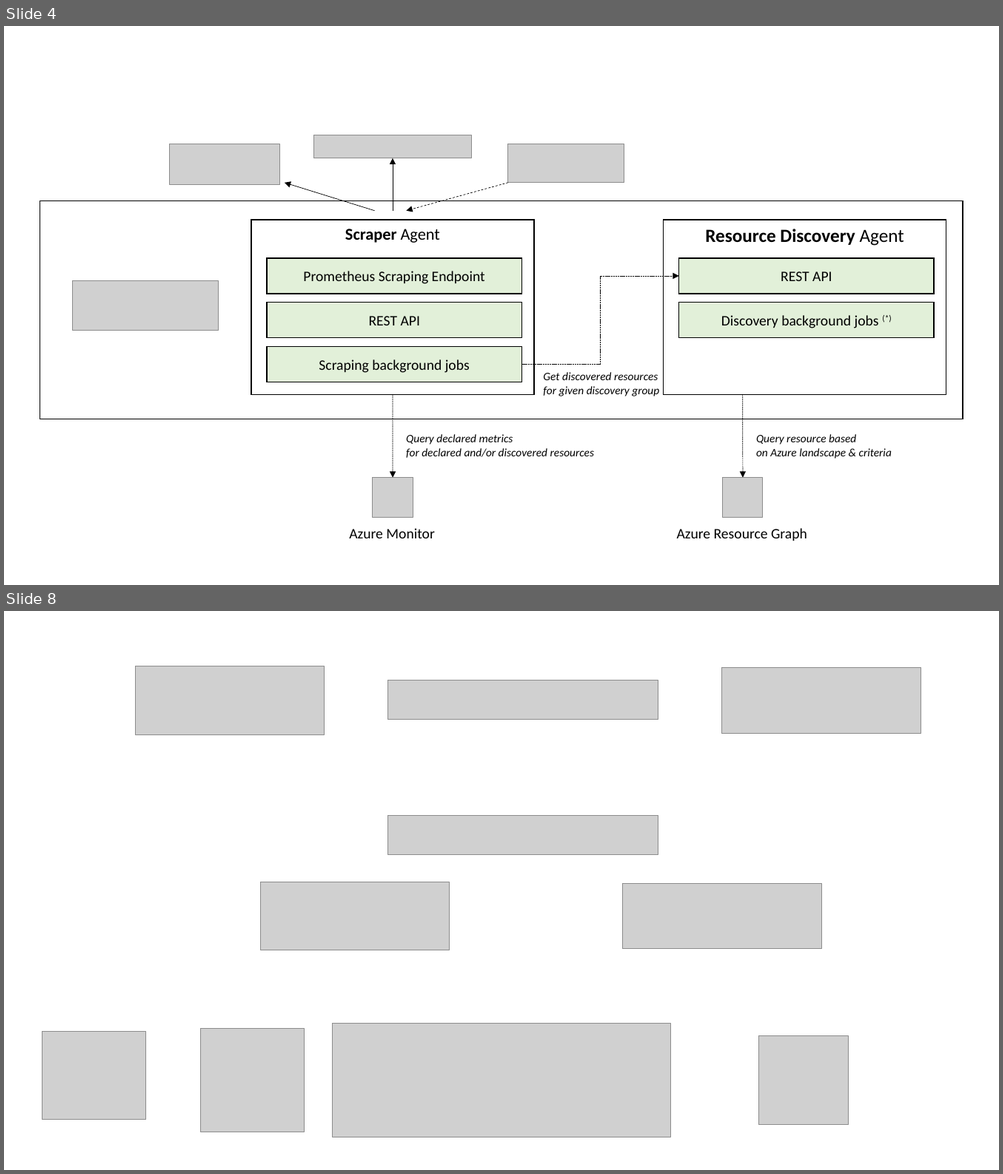
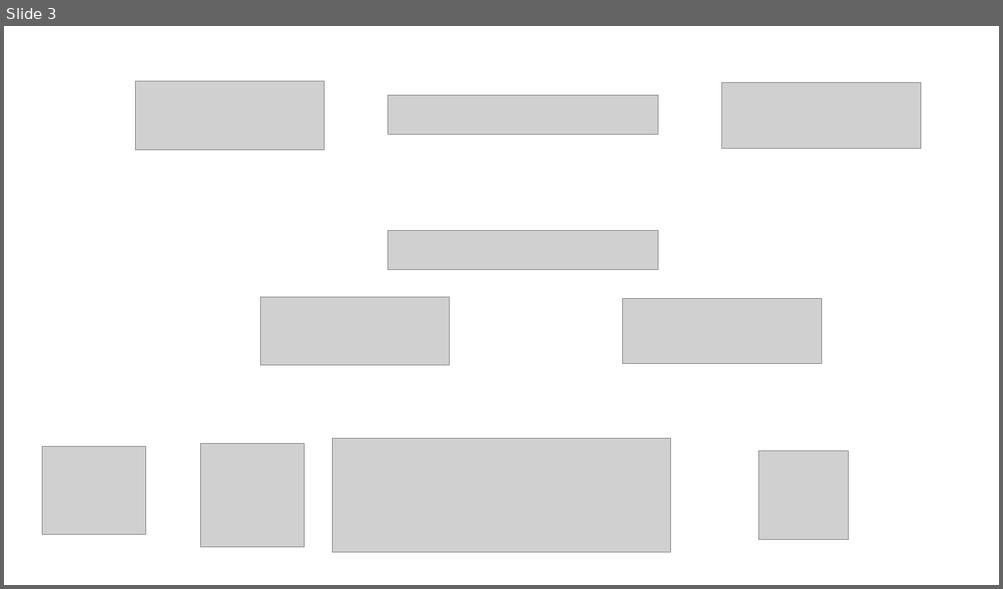
Before and after one commit to tomkerkhove/promitor, a slide deck: media/schematics/schematics.pptx. Shown one above the other, each under a label of ours: slides 4 and 8 before the commit, slide 3 after it; the slides between them are not shown. The pictures are 1003x1174 and 1003x589 pixels, drawn with LibreOffice and Linux fonts; fonts in the diff are those of the drawing; grey boxes stand for pictures. Boxes give left, top, right and bottom in pixels: in the first picture for what was removed or moved away, otherwise in the second. Text is boxed around its words. In the diff, an @@ line names an element or a change of style, - is before the commit and + after.

```diff
--- a/media/schematics/schematics.pptx
+++ b/media/schematics/schematics.pptx
@@ slide 4 removed at [4, 26, 999, 585], background #FFFFFF @@
@@ picture removed at [313, 136, 472, 158] @@
@@ picture removed at [170, 144, 280, 185] @@
@@ arrow removed from (392, 211) to (392, 158) @@
@@ picture removed at [508, 144, 624, 183] @@
@@ rectangle removed at [40, 201, 963, 420] @@
@@ arrow removed from (375, 211) to (284, 183) @@
@@ arrow removed from (509, 183) to (406, 211) @@
@@ rectangle removed at [663, 220, 946, 395] @@
-Resource Discovery Agent
@@ group removed at [251, 220, 534, 395]: 4 rectangles @@
-Scraper Agent
-REST API
-Scraping background jobs
-Prometheus Scraping Endpoint
@@ rectangle removed at [679, 258, 934, 294] @@
-REST API
@@ picture removed at [73, 281, 219, 330] @@
@@ elbow arrow removed from (522, 365) to (679, 276) @@
@@ arrow removed from (742, 270) to (743, 478) @@
@@ rectangle removed at [679, 303, 934, 338] @@
-Discovery background jobs (*)
@@ text removed at [543, 372, 659, 397] @@
-Get discovered resources
-for given discovery group
@@ arrow removed from (392, 395) to (392, 478) @@
@@ text removed at [406, 434, 594, 458] @@
-Query declared metrics
-for declared and/or discovered resources
@@ text removed at [756, 434, 891, 459] @@
-Query resource based
-on Azure landscape & criteria
@@ picture removed at [373, 478, 413, 518] @@
@@ picture removed at [723, 478, 762, 518] @@
@@ text removed at [349, 528, 434, 539] @@
-Azure Monitor
@@ text removed at [677, 528, 807, 541] @@
-Azure Resource Graph
@@ what was slide 8 is now slide 3 @@
```
Also in this commit, not shown: 2 slides changed, 4 other slides removed, 2 other files.
